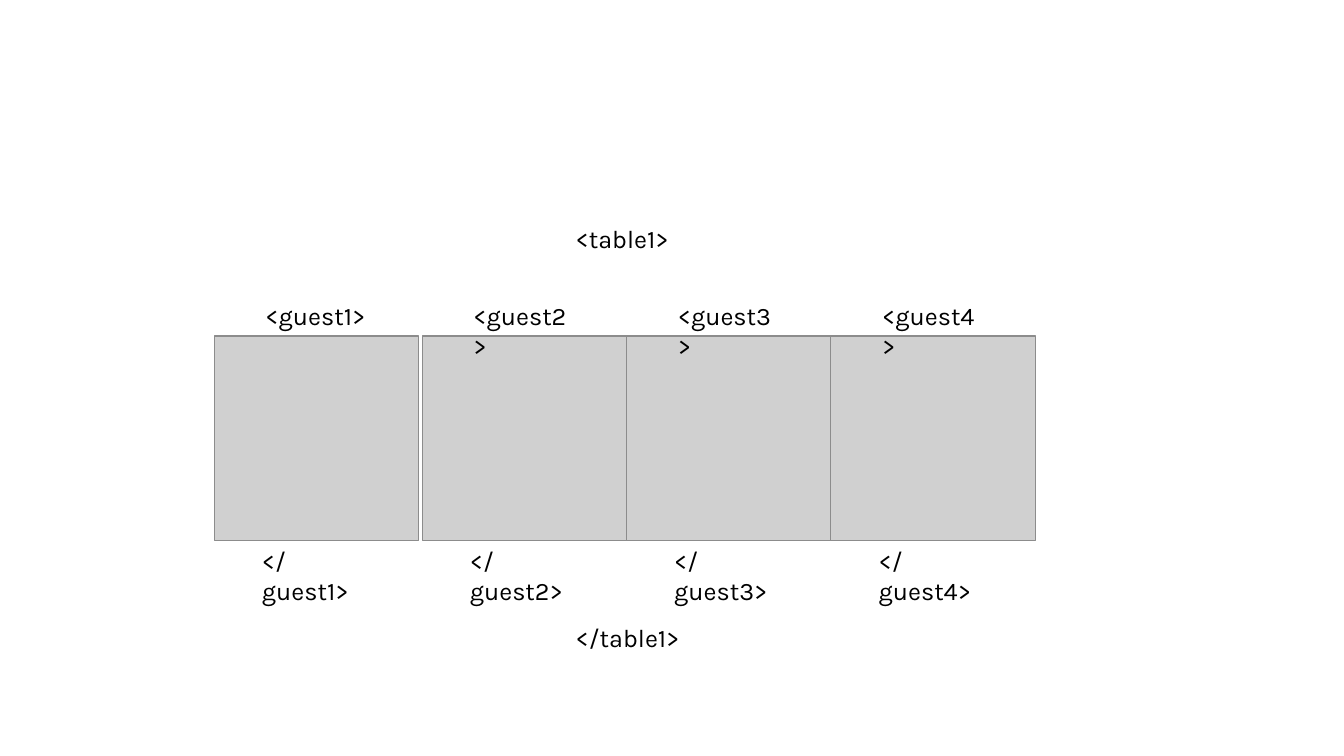
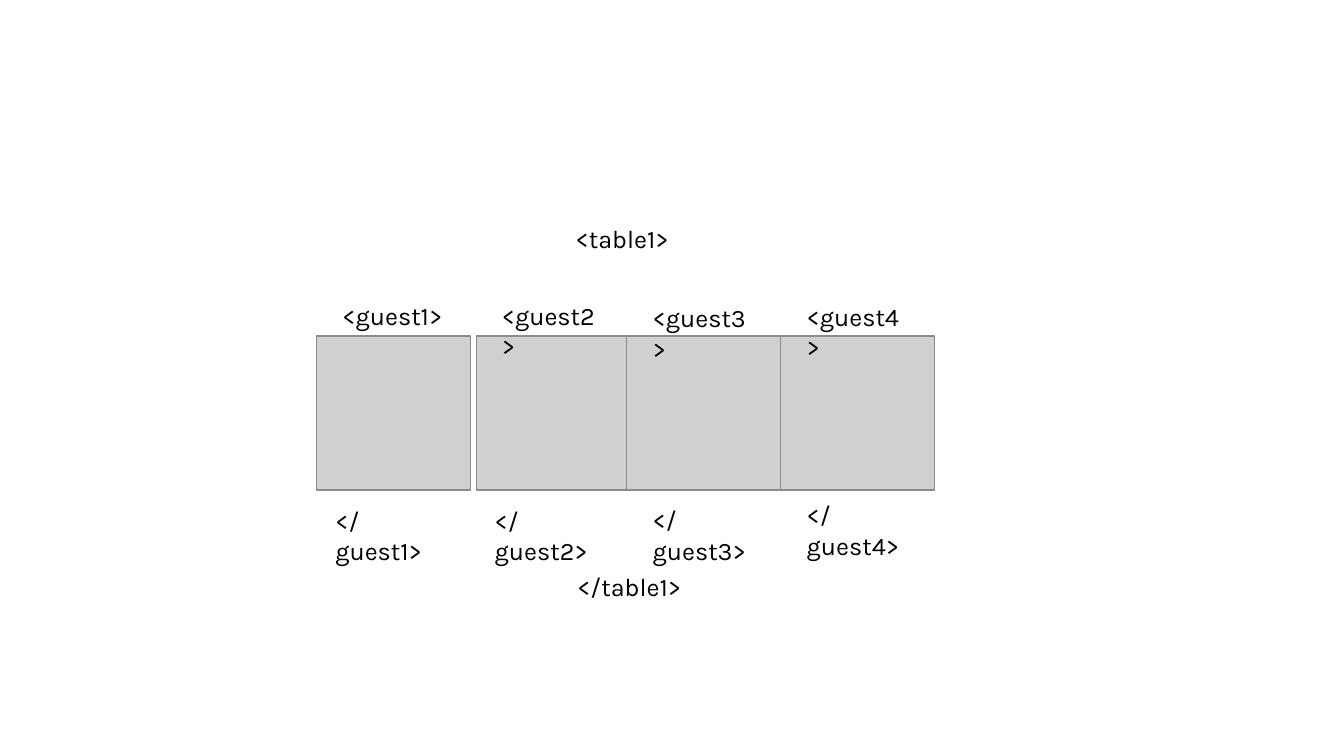
Before and after one commit to ehilzinger/Lectures, a slide deck: slide 6 of static/files/graphics.pptx. Drawn at 1344x756 pixels with LibreOffice and Linux fonts; fonts in the diff are those of the drawing; grey boxes stand for pictures. Boxes give left, top, right and bottom in pixels: in the first picture for what was removed or moved away, otherwise in the second. Text is boxed around its words. In the diff, an @@ line names an element or a change of style, - is before the commit and + after.

```diff
--- a/static/files/graphics.pptx
+++ b/static/files/graphics.pptx
@@ text "<guest1>": place and size @@
-text "<guest1>" at bbox=[265, 309, 365, 331]
+text "<guest1>" at bbox=[342, 309, 442, 331]
@@ text "<guest2>": place and size @@
-text "<guest2>" at bbox=[473, 309, 566, 331]
+text "<guest2>" at bbox=[502, 309, 595, 331]
@@ text "<guest3>": place and size @@
-text "<guest3>" at bbox=[678, 309, 771, 331]
+text "<guest3>" at bbox=[653, 311, 746, 334]
@@ text "<guest4>": place and size @@
-text "<guest4>" at bbox=[882, 309, 974, 331]
+text "<guest4>" at bbox=[807, 310, 899, 333]
@@ picture: place and size @@
-picture at bbox=[214, 336, 418, 540]
+picture at bbox=[317, 336, 471, 490]
@@ picture: place and size @@
-picture at bbox=[422, 336, 627, 540]
+picture at bbox=[476, 336, 630, 490]
@@ picture: place and size @@
-picture at bbox=[627, 336, 832, 540]
+picture at bbox=[627, 336, 781, 490]
@@ picture: place and size @@
-picture at bbox=[831, 336, 1035, 540]
+picture at bbox=[780, 336, 935, 490]
@@ text "</guest1>": place and size @@
-text "</guest1>" at bbox=[262, 584, 349, 607]
+text "</guest1>" at bbox=[335, 544, 422, 566]
@@ text "</guest2>": place and size @@
-text "</guest2>" at bbox=[470, 584, 563, 607]
+text "</guest2>" at bbox=[495, 544, 588, 567]
@@ text "</guest3>": place and size @@
-text "</guest3>" at bbox=[674, 584, 767, 607]
+text "</guest3>" at bbox=[653, 544, 746, 566]
@@ text "</guest4>": place and size @@
-text "</guest4>" at bbox=[879, 584, 971, 607]
+text "</guest4>" at bbox=[807, 539, 899, 561]
@@ text "</table1>": place and size @@
-text "</table1>" at bbox=[576, 628, 680, 649]
+text "</table1>" at bbox=[577, 577, 681, 598]
```
Also in this commit, not shown: 3 slides added, 6 other files.
